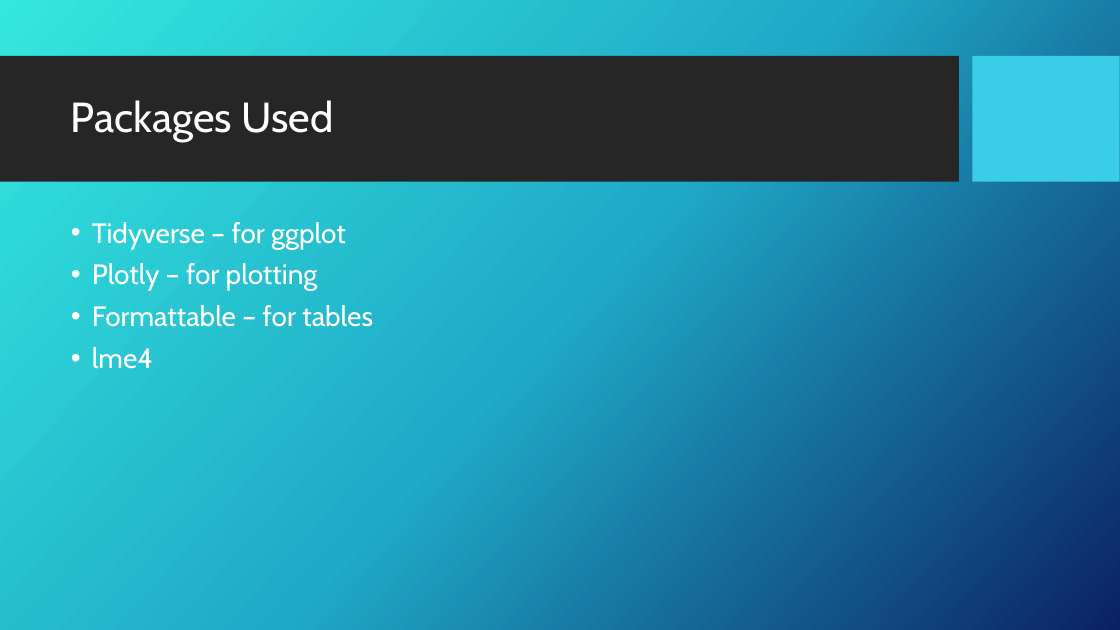
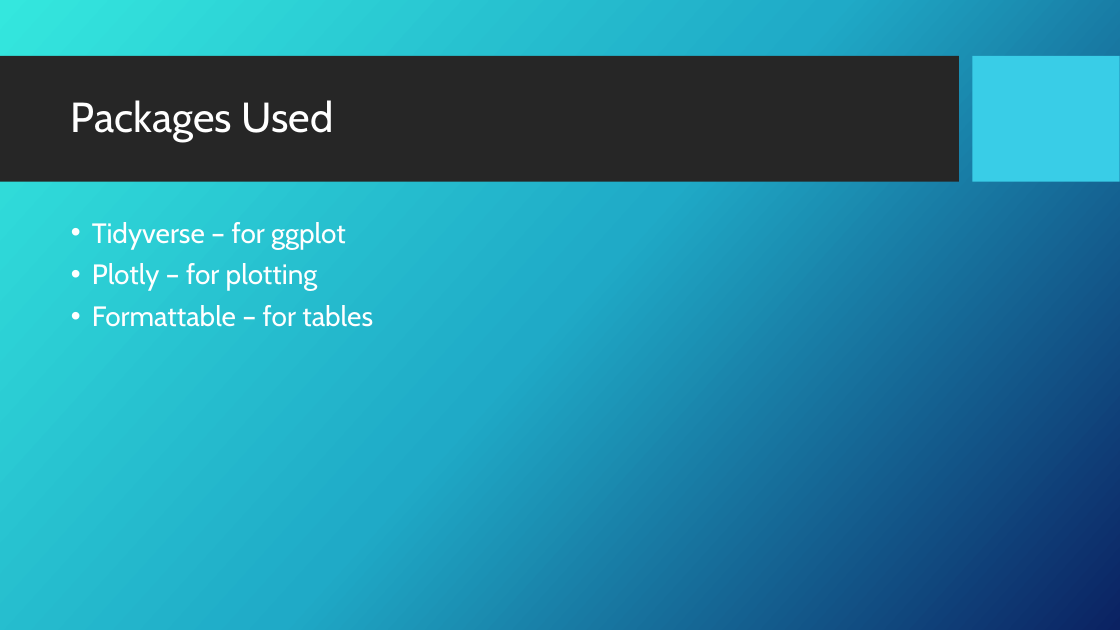
Before and after one commit to tarunluthra123/Anime-Dataset-Analysis, a slide deck: slide 2 of Anime Dataset Analysis.pptx. Drawn at 1120x630 pixels with LibreOffice and Linux fonts; fonts in the diff are those of the drawing; background and template pictures are left out. Boxes give left, top, right and bottom in pixels: in the first picture for what was removed or moved away, otherwise in the second. Text is boxed around its words. In the diff, an @@ line names an element or a change of style, - is before the commit and + after.

```diff
--- a/Anime Dataset Analysis.pptx
+++ b/Anime Dataset Analysis.pptx
@@ text at bbox=[92, 347, 153, 369]: paragraph removed @@
-• lme4
```
Also in this commit, not shown: 2 slides added, 2 slides removed, 2 other files.
